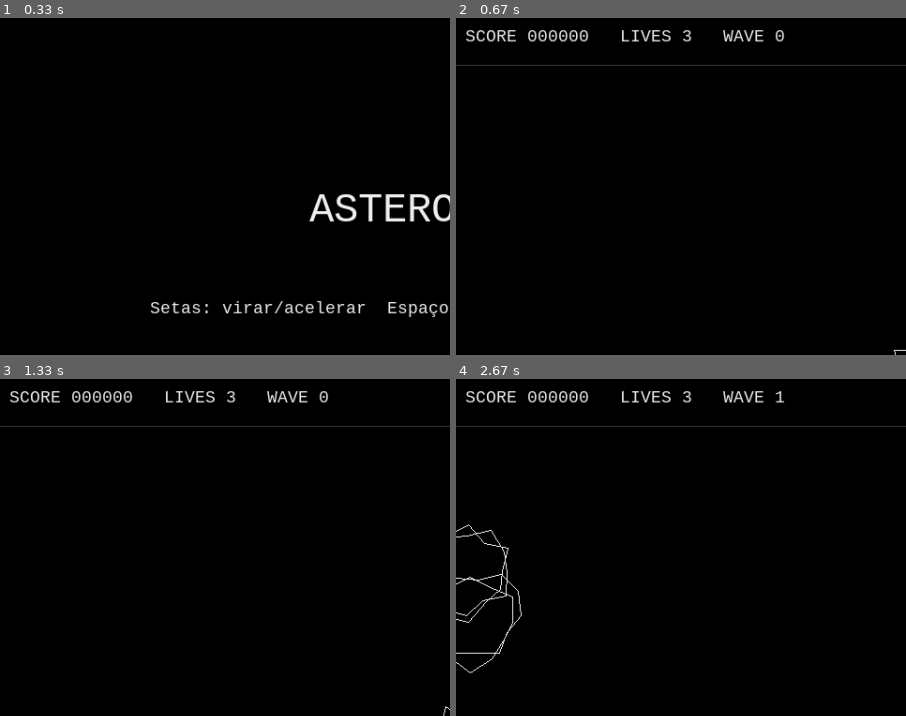
Above: before the commit, frames 1-4 (two rows, left to right).
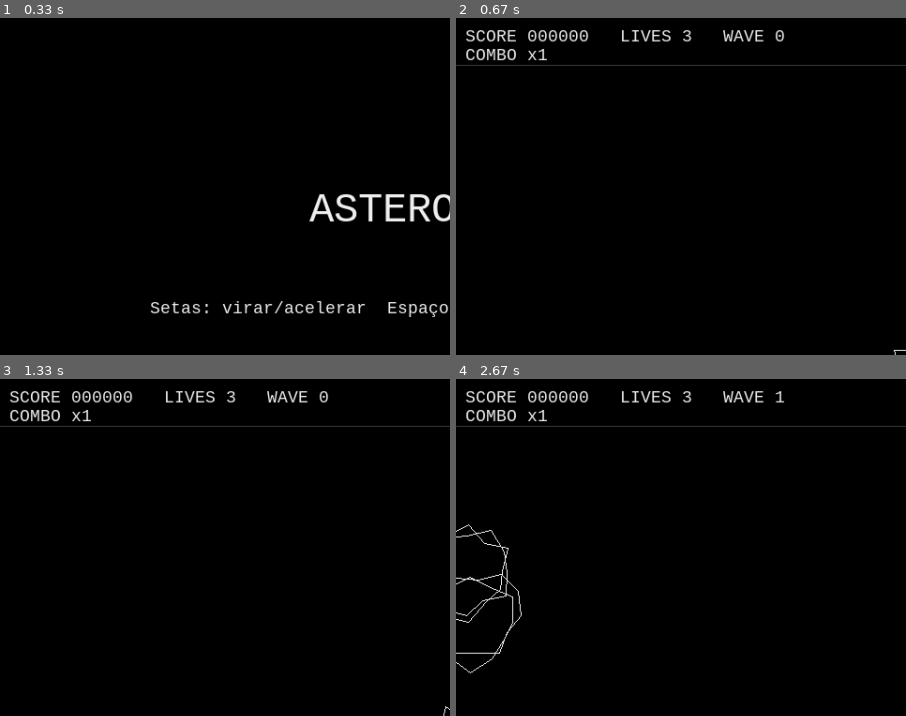
Above: after the commit, the same moments.

Repository: aglisonnn/asteroids_pygamev1
Game: pygame game, started from src/main.py
Two runs of this game, one before a commit and one after it. Both use one fixed random seed, a clock stepped at 60 frames per second and the inputs below.
Inputs:
- Up to frame 1 (0.33 s): no input
- Up to frame 2 (0.67 s): hold Right from 0.33 s (still down)
- Up to frame 3 (1.33 s): release Right at 0.8 s; tap Space at 0.83, 1.23 s; hold Up from 1.17 s (still down)
- Up to frame 4 (2.67 s): release Up at 1.47 s; hold Right 1.5-1.97 s; tap Space at 1.57, 1.87, 2.07, 2.37, 2.63 s; hold Left 2-2.53 s; tap Shift at 2.15 s; hold Left from 2.57 s (still down)
The pictures show only the part of the screen within x 0-50%, y 0-50%; the shares and areas given below are measured in that part.

Frame 1 is identical in both runs. In frame 2, 0.3% of the frame differs, in the area x 2-21%, y 9-13%; in frame 3, 0.3%; in frame 4, 0.3%.

Commit message:
feat: add combo system and combo HUD

Diff:
--- a/src/config.py
+++ b/src/config.py
@@ -51,3 +51,7 @@
 POWERUP_TTL = 10.0           # Tempo que o power-up fica na tela antes de sumir
 SHIELD_DURATION = 8.0        # Tempo de duração do escudo na nave
 POWERUP_DROP_CHANCE = 0.15   # 15% de chance de dropar ao destruir um asteroide
+
+# COMBO
+COMBO_WINDOW = 2.0 # o jogador tem 2 segundos para continuar o combo
+COMBO_MAX = 4 # o multiplicador vai até x4
--- a/src/systems.py
+++ b/src/systems.py
@@ -1,4 +1,3 @@
-
 # ASTEROIDE SINGLEPLAYER v1.0
 # This file coordinates world state, spawning, collisions, scoring, and progression.
 
@@ -22,9 +21,15 @@
         self.asteroids = pg.sprite.Group()
         self.ufos = pg.sprite.Group()
         self.all_sprites = pg.sprite.Group(self.ship)
+
         self.score = 0
         self.lives = C.START_LIVES
         self.wave = 0
+
+        # COMBO
+        self.combo_timer = 0.0
+        self.combo_mult = 1
+
         self.wave_cool = C.WAVE_DELAY
         self.safe = C.SAFE_SPAWN_TIME
         self.ufo_timer = C.UFO_SPAWN_EVERY
@@ -83,17 +88,37 @@
         self.ship.hyperspace()
         self.score = max(0, self.score - C.HYPERSPACE_COST)
 
+    def register_kill(self, base_score: int):
+        # Atualiza o combo e aplica a pontuação multiplicada.
+        if self.combo_timer > 0:
+            self.combo_mult = min(self.combo_mult + 1, C.COMBO_MAX)
+        else:
+            self.combo_mult = 1
+
+        self.combo_timer = C.COMBO_WINDOW
+        self.score += base_score * self.combo_mult
+
     def update(self, dt: float, keys):
         # Update the world simulation, timers, enemy behavior, and progression.
         self.ship.control(keys, dt)
         self.all_sprites.update(dt)
+
+        # Atualiza combo
+        if self.combo_timer > 0:
+            self.combo_timer -= dt
+            if self.combo_timer <= 0:
+                self.combo_timer = 0
+                self.combo_mult = 1
+
         if self.safe > 0:
             self.safe -= dt
             self.ship.invuln = 0.5
+
         if self.ufos:
             self.ufo_try_fire()
         else:
             self.ufo_timer -= dt
+
         if not self.ufos and self.ufo_timer <= 0:
             self.spawn_ufo()
             self.ufo_timer = C.UFO_SPAWN_EVERY
@@ -109,7 +134,9 @@
     def handle_collisions(self):
         # 1. Nave coleta power-ups (Escudo ou Vida)
         power_hits = pg.sprite.spritecollide(
-            self.ship, self.powerups, True,
+            self.ship,
+            self.powerups,
+            True,
             collided=lambda a, b: (a.pos - b.pos).length() < (a.r + b.r)
         )
         for p in power_hits:
@@ -148,10 +175,12 @@
                 if (ast.pos - self.ship.pos).length() < (ast.r + self.ship.r):
                     self.take_damage()
                     break
+
             for ufo in self.ufos:
                 if (ufo.pos - self.ship.pos).length() < (ufo.r + self.ship.r):
                     self.take_damage()
                     break
+
             for bullet in self.ufo_bullets:
                 if (bullet.pos - self.ship.pos).length() < (bullet.r + self.ship.r):
                     bullet.kill()
@@ -162,18 +191,18 @@
         for ufo in list(self.ufos):
             for b in list(self.bullets):
                 if (ufo.pos - b.pos).length() < (ufo.r + b.r):
-                    score = (C.UFO_SMALL["score"] if ufo.small
-                             else C.UFO_BIG["score"])
-                    self.score += score
+                    score = C.UFO_SMALL["score"] if ufo.small else C.UFO_BIG["score"]
+                    self.register_kill(score)
                     ufo.kill()
                     b.kill()
 
     def split_asteroid(self, ast: Asteroid):
         # Destroy an asteroid, award score, and spawn its smaller fragments.
-        self.score += C.AST_SIZES[ast.size]["score"]
+        self.register_kill(C.AST_SIZES[ast.size]["score"])
         split = C.AST_SIZES[ast.size]["split"]
         pos = Vec(ast.pos)
         ast.kill()
+
         for s in split:
             dirv = rand_unit_vec()
             speed = uniform(C.AST_VEL_MIN, C.AST_VEL_MAX) * 1.2
@@ -192,13 +221,13 @@
             self.all_sprites.add(p)
 
     def take_damage(self):
-            # Se a nave tem escudo ativo, ela perde o escudo e ganha 1 seg de invulnerabilidade
-            if self.ship.shield_time > 0:
-                self.ship.shield_time = 0
-                self.ship.invuln = 1.0
-            # Se não tem escudo, morre normalmente
-            else:
-                self.ship_die()
+        # Se a nave tem escudo ativo, ela perde o escudo e ganha 1 seg de invulnerabilidade
+        if self.ship.shield_time > 0:
+            self.ship.shield_time = 0
+            self.ship.invuln = 1.0
+        # Se não tem escudo, morre normalmente
+        else:
+            self.ship_die()
 
     def ship_die(self):
         # Remove uma vida; sinaliza game over ou reposiciona a nave.
@@ -206,6 +235,7 @@
         if self.lives <= 0:
             self.game_over = True  # Game.run() detecta e muda de cena
             return
+
         self.ship.pos.xy = (C.WIDTH / 2, C.HEIGHT / 2)
         self.ship.vel.xy = (0, 0)
         self.ship.angle = -90
@@ -218,6 +248,11 @@
             spr.draw(surf)
 
         pg.draw.line(surf, (60, 60, 60), (0, 50), (C.WIDTH, 50), width=1)
+
         txt = f"SCORE {self.score:06d}   LIVES {self.lives}   WAVE {self.wave}"
         label = font.render(txt, True, C.WHITE)
         surf.blit(label, (10, 10))
+
+        combo_txt = f"COMBO x{self.combo_mult}"
+        combo_label = font.render(combo_txt, True, C.WHITE)
+        surf.blit(combo_label, (10, 30))
